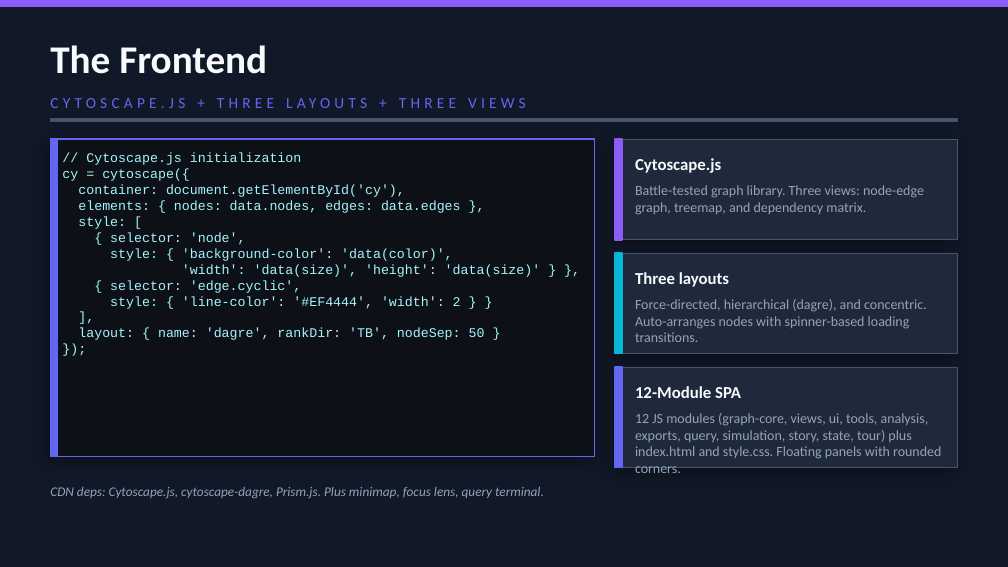
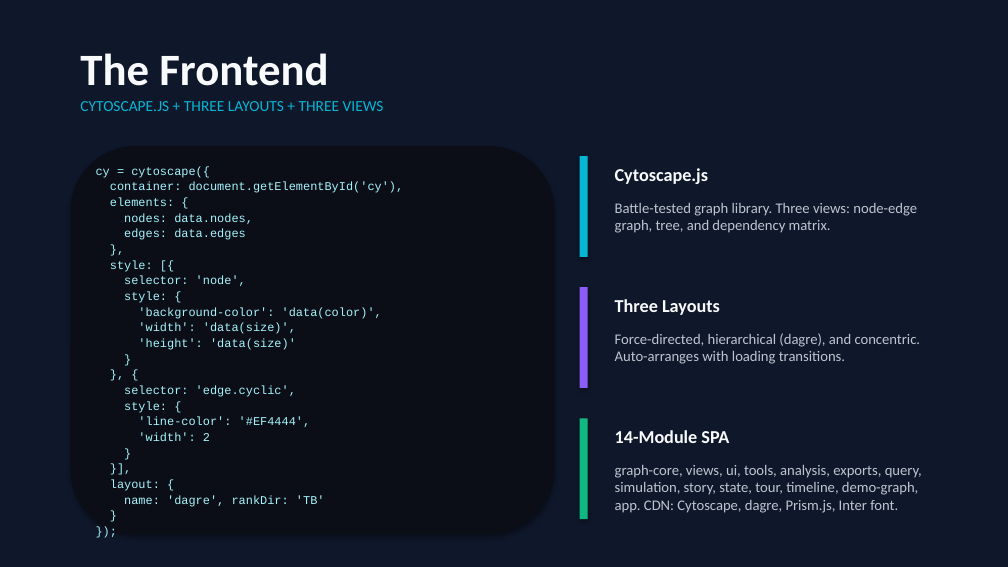
Before and after one commit to hstephan23/dep_graph, a slide deck: slide 8 of DepGraph.pptx. Drawn at 1008x567 pixels with LibreOffice and Linux fonts; fonts in the diff are those of the drawing. Boxes give left, top, right and bottom in pixels: in the first picture for what was removed or moved away, otherwise in the second. Text is boxed around its words. In the diff, an @@ line names an element or a change of style, - is before the commit and + after.

```diff
--- a/DepGraph.pptx
+++ b/DepGraph.pptx
@@ background #111827 to #0F172A @@
@@ rectangle removed at [0, 0, 1008, 6] @@
@@ text "The Frontend": place and size @@
-text "The Frontend" at [50, 45, 267, 74]
+text "The Frontend" at [80, 53, 328, 86]
@@ text "The Frontend" at [80, 53, 328, 86]: size 28 to 32 pt; vertical alignment middle to top @@
@@ rectangle removed at [50, 119, 958, 121] @@
@@ text "CYTOSCAPE.JS + THREE LAYOUTS + ...": place and size @@
-text "CYTOSCAPE.JS + THREE LAYOUTS + ..." at [86, 152, 182, 165]
+text "CYTOSCAPE.JS + THREE LAYOUTS + ..." at [80, 101, 384, 111]
@@ text "CYTOSCAPE.JS + THREE LAYOUTS + ..." at [80, 101, 384, 111]: text colour #6366F1 to #06B6D4, letter spacing 3 to 0 pt; vertical alignment middle to top @@
@@ rectangle removed at [50, 139, 595, 457] @@
@@ rectangle removed at [50, 139, 57, 457] @@
@@ rounded rectangle added at [71, 146, 554, 534], fill #0B0E17 @@
@@ rectangle removed at [615, 139, 958, 240] @@
@@ text "cy = cytoscape({": place and size @@
-text "cy = cytoscape({" at [62, 152, 541, 340]
+text "cy = cytoscape({" at [96, 166, 404, 507]
@@ text at [96, 166, 404, 193]: size 9.5 to 8.5 pt in "cy = cytoscape({", "container: document.getElementById('cy'),", "});"; more space between paragraphs @@
@@ text at [190, 152, 302, 162]: paragraph removed @@
-// Cytoscape.js initialization
@@ rectangle: place and size @@
-rectangle at [615, 139, 622, 240]
+rectangle at [580, 156, 588, 257]
@@ rectangle at [580, 156, 588, 257]: fill #8B5CF6 to #06B6D4; outline #8B5CF6 1 pt to none; shadow on @@
@@ text "Cytoscape.js": place and size @@
-text "Cytoscape.js" at [635, 158, 721, 173]
+text "Cytoscape.js" at [615, 168, 708, 184]
@@ text "Cytoscape.js" at [615, 168, 708, 184]: size 12 to 13 pt; vertical alignment middle to top @@
@@ text at [110, 198, 382, 507]: text changed; size 9.5 to 8.5 pt @@
-elements: { nodes: data.nodes, edges: data.edges },
-style: [
-{ selector: 'node',
-style: { 'background-color': 'data(color)',
-'width': 'data(size)', 'height': 'data(size)' } },
-{ selector: 'edge.cyclic',
-style: { 'line-color': '#EF4444', 'width': 2 } }
-],
-layout: { name: 'dagre', rankDir: 'TB', nodeSep: 50 }
+elements: {
+nodes: data.nodes,
+edges: data.edges
+},
+style: [{
+selector: 'node',
+style: {
+'background-color': 'data(color)',
+'width': 'data(size)',
+'height': 'data(size)'
+}
+}, {
+selector: 'edge.cyclic',
+style: {
+'line-color': '#EF4444',
+'width': 2
+}
+}],
+layout: {
+name: 'dagre', rankDir: 'TB'
+}
@@ text at [615, 203, 917, 233]: text changed; size 10 to 10.5 pt; text colour #94A3B8 to #BDC5D0 @@
-Battle-tested graph library. Three views: node-edge graph, treemap, and dependency matrix.
+Battle-tested graph library. Three views: node-edge graph, tree, and dependency matrix.
@@ rectangle removed at [615, 253, 958, 354] @@
@@ rectangle: place and size @@
-rectangle at [615, 253, 622, 354]
+rectangle at [580, 287, 588, 388]
@@ rectangle at [580, 287, 588, 388]: fill #06B6D4 to #8B5CF6; outline #06B6D4 1 pt to none; shadow on @@
@@ text "Three Layouts" at [615, 299, 720, 315]: vertical alignment middle to top @@
@@ text at [615, 299, 720, 315]: text changed; size 12 to 13 pt @@
-Three layouts
+Three Layouts
@@ text at [615, 333, 921, 364]: text changed; size 10 to 10.5 pt; text colour #94A3B8 to #BDC5D0 @@
-Force-directed, hierarchical (dagre), and concentric. Auto-arranges nodes with spinner-based loading transitions.
+Force-directed, hierarchical (dagre), and concentric. Auto-arranges with loading transitions.
@@ rectangle removed at [615, 367, 958, 468] @@
@@ rectangle: place and size @@
-rectangle at [615, 367, 622, 468]
+rectangle at [580, 418, 588, 519]
@@ rectangle at [580, 418, 588, 519]: fill #6366F1 to #10B981; outline #6366F1 1 pt to none; shadow on @@
@@ text "14-Module SPA" at [615, 430, 729, 443]: vertical alignment middle to top @@
@@ text at [615, 430, 729, 443]: text changed; size 12 to 13 pt @@
-12-Module SPA
+14-Module SPA
@@ text at [615, 465, 922, 513]: text changed; size 10 to 10.5 pt; text colour #94A3B8 to #BDC5D0 @@
-12 JS modules (graph-core, views, ui, tools, analysis, exports, query, simulation, story, state, tour) plus index.html and style.css. Floating panels with rounded corners.
+graph-core, views, ui, tools, analysis, exports, query, simulation, story, state, tour, timeline, demo-graph, app. CDN: Cytoscape, dagre, Prism.js, Inter font.
@@ text removed at [50, 487, 544, 498] @@
-CDN deps: Cytoscape.js, cytoscape-dagre, Prism.js. Plus minimap, focus lens, query terminal.
```
Also in this commit, not shown: 10 other slides changed, 1 slide added, 1 slide removed, 26 other files.
